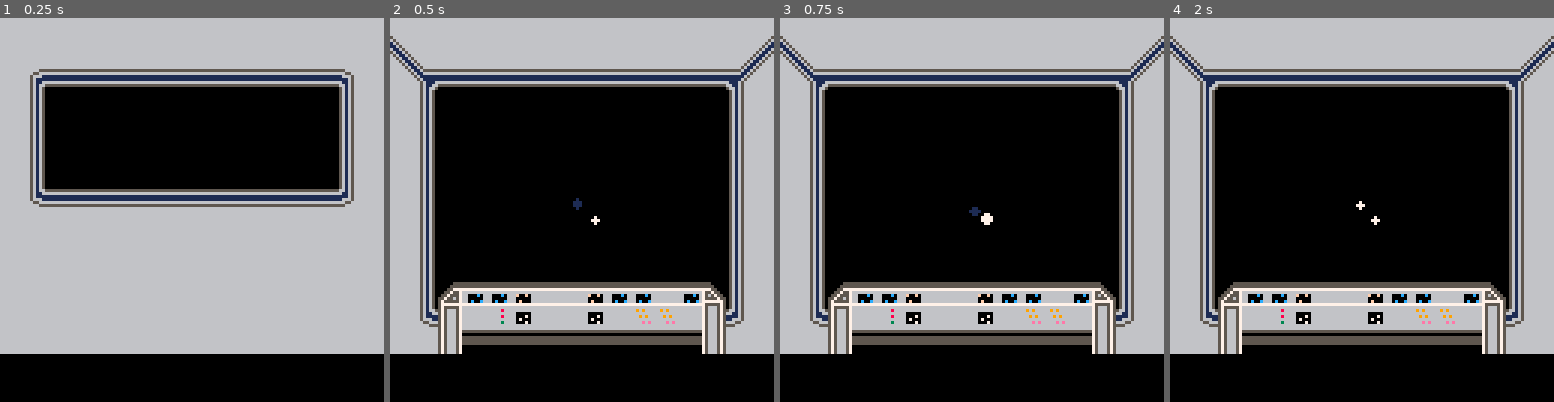
Above: before the commit, frames 1-4 (left to right).
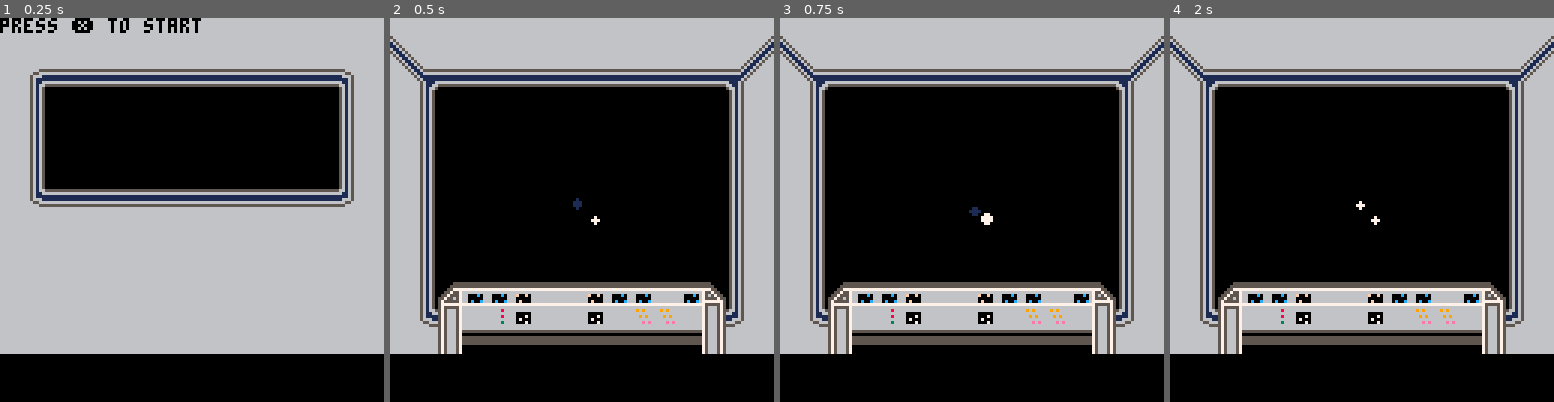
Above: after the commit, the same moments.

Repository: bthompsonevan/Project-2792
Game: PICO-8 cartridge project_2792.p8
Same seed, same stepped clock (60 frames per second), same inputs: the game is played once before the commit and once after it.
Inputs:
- Up to frame 1 (0.25 s): no input
- Up to frame 2 (0.5 s): tap X (X key) at 0.33 s
- Up to frame 3 (0.75 s): no input
- Up to frame 4 (2 s): tap X (X key) at 1.07, 1.85 s

The runs differ from the first frame. In frame 1, 0.8% of the frame differs, in the area x 0-53%, y 0-4%; in frame 2, nothing differs; in frame 3, nothing differs; in frame 4, nothing differs.

Commit message:
added text to main menu screen to top - it will need better placement

Diff:
--- a/project_2792.p8
+++ b/project_2792.p8
@@ -44,8 +44,8 @@
 
 function draw_menu()
 	cls()
-	print("press x to start",30,63)
 	map(16,0)
+ print("press ❎ to start",0,0,0)
 
 end
 
